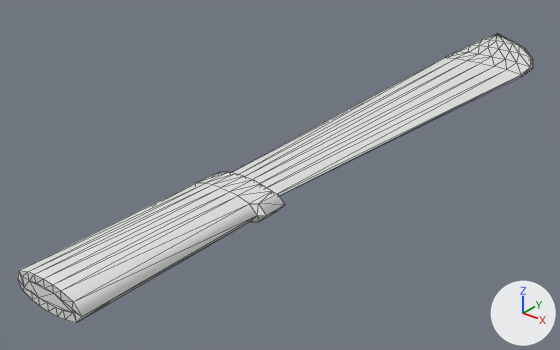
Renders of the FBX model Assets/Models/3D Props/Machete.fbx from each side of a commit.
Rendered twice from a camera (50 mm lens) standing at (0.15, -0.762, 0.707) and looking at (-0.454, -0.008, 0.239). Lighting does not change. The marker at lower right points along +X, +Y and +Z. Mesh edges are drawn as thin lines. Where no turn or scale is listed for an object, it has been applied to the vertices.

The first picture shows 'Machete'.
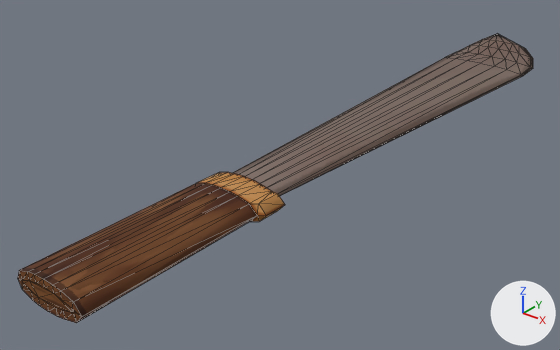
Boxes (x1, y1, x2, y2) around the edits, measured in the pictures (560 x 350 px; the box of a moved part takes in the faces that stretch with it):
part 1 of me_mesh, moved or reshaped
    both: (18, 270, 38, 296)
part 2 of me_mesh, moved or reshaped
    before: (231, 60, 440, 174)
    after: (233, 60, 440, 174)
part 3 of me_mesh, recoloured (white to brown)
    both: (20, 34, 533, 323)

The edits, one by one:
Picture 'Machete Texture.PNG' (img_machete_texture_png) is new.
Material 'Material #10' (mat_material__10) is new.
Its texture is img_machete_texture_png (with its transparency).
Its metallic is 0.14.
Its roughness is 1.0.
me_mesh is used by ob_machete; location (-0.3813, 0.1156, 0.3013).
me_mesh had 145 vertices, 286 faces and spanned x -0.058..0.086, y -0.553..0.522, z -0.018..0.018.
me_mesh now has 147 vertices, 290 faces and spans x -0.058..0.086, y -0.553..0.522, z -0.018..0.018.
Part 1, on me_mesh:
1 vertex is removed from x -0.036, y -0.552, z -0.006.
7 faces are deleted.
1 vertex moves from x -0.036, y -0.552, z 0.006 to x -0.036, y -0.552, z 0.002.
2 vertices are added at (-0.036, -0.552, -0.002), (-0.037, -0.552, 0.0).
9 new faces join them.
Part 2, on me_mesh:
1 vertex is removed from x -0.034, y -0.28, z 0.005.
7 faces are deleted.
1 vertex moves from x -0.034, y -0.28, z -0.005 to x -0.034, y -0.28, z -0.004.
2 vertices are added at (-0.034, -0.28, 0.004), (-0.036, -0.28, 0.0).
9 new faces join them.
me_mesh part 3: 272 faces spanning x -0.058..0.086, y -0.553..0.522, z -0.018..0.018 switch from no material to mat_material__10 (picture img_machete_texture_png).
